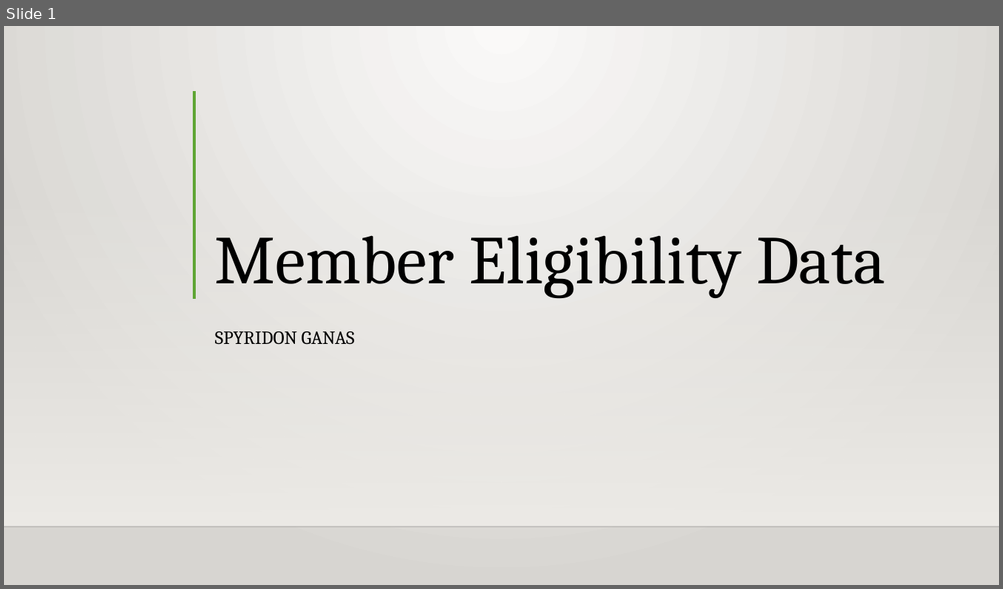
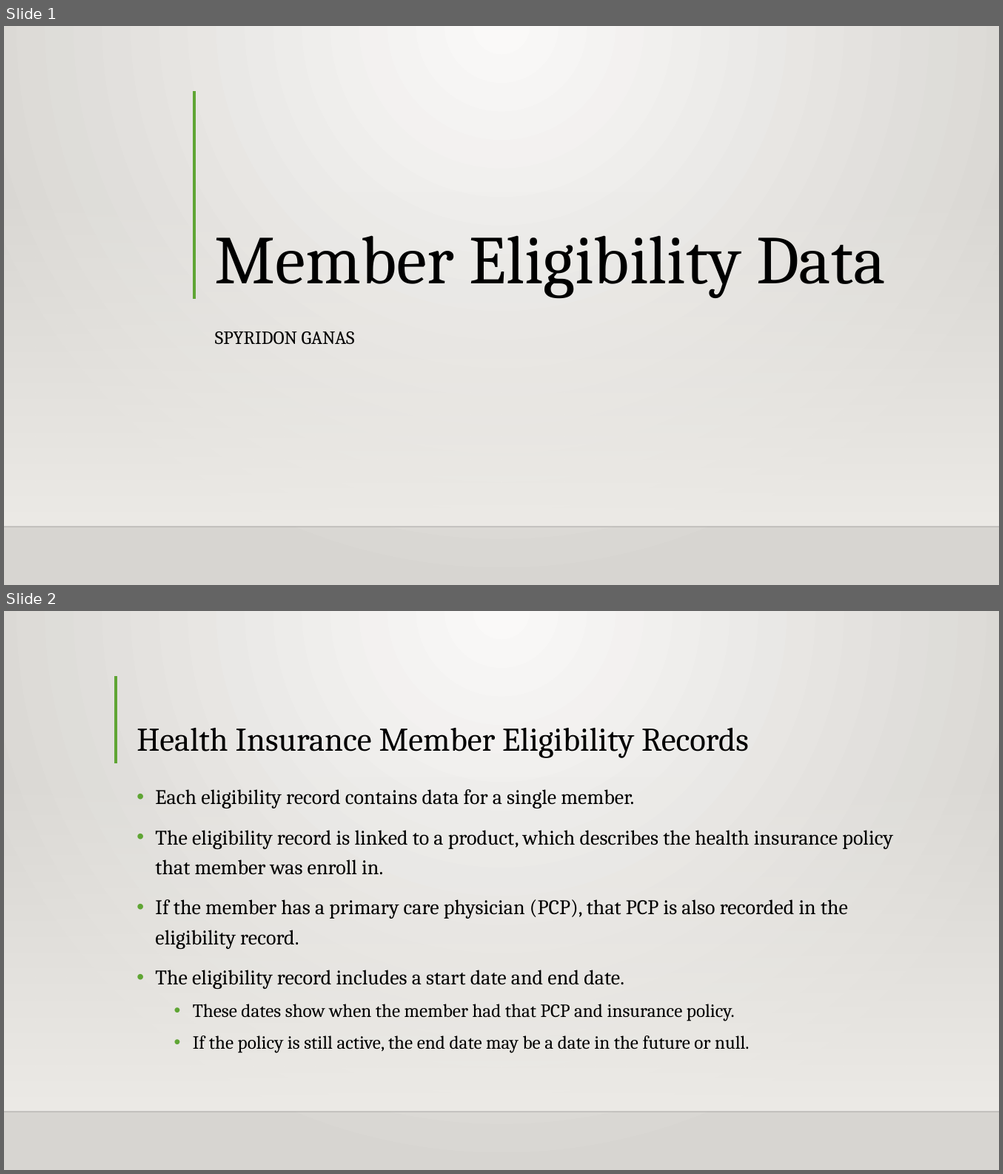
Before and after one commit to Intro-to-APCD/Intro-to-APCD.github.io, a slide deck: PowerPoints/Phase 2 - Overview/004 An Overview of Member Eligibility Data.pptx. Shown one above the other, each under a label of ours: slide 1 before the commit, slides 1 and 2 after it. The pictures are 1003x589 and 1003x1174 pixels, drawn with LibreOffice and Linux fonts; fonts in the diff are those of the drawing; background and template pictures are left out. Boxes give left, top, right and bottom in pixels: in the first picture for what was removed or moved away, otherwise in the second. Text is boxed around its words. In the diff, an @@ line names an element or a change of style, - is before the commit and + after.

Commit message:
completed the member eligibility powerpoint

```diff
--- a/PowerPoints/Phase 2 - Overview/004 An Overview of Member Eligibility Data.pptx
+++ b/PowerPoints/Phase 2 - Overview/004 An Overview of Member Eligibility Data.pptx
@@ slide 2 added at [4, 611, 999, 1170], background gradient #FAFAF9 to #D7D5D2; not listed: 2 template elements that a slide beside it also shows @@
@@ line added from (116, 676) to (116, 763), #5FA534 3 pt @@
@@ title added at [136, 728, 748, 758], 32 pt, text #000000 @@
+Health Insurance Member Eligibility Records
@@ text added at [155, 789, 893, 1054], 20 pt, text #000000 @@
+• Each eligibility record contains data for a single member.
+• The eligibility record is linked to a product, which describes the health insurance policy that member was enroll in.
+• If the member has a primary care physician (PCP), that PCP is also recorded in the eligibility record.
+• The eligibility record includes a start date and end date.
+  • These dates show when the member had that PCP and insurance policy.
+  • If the policy is still active, the end date may be a date in the future or null.
```
Also in this commit, not shown: 4 other slides added, 4 slides removed, 3 other files.
